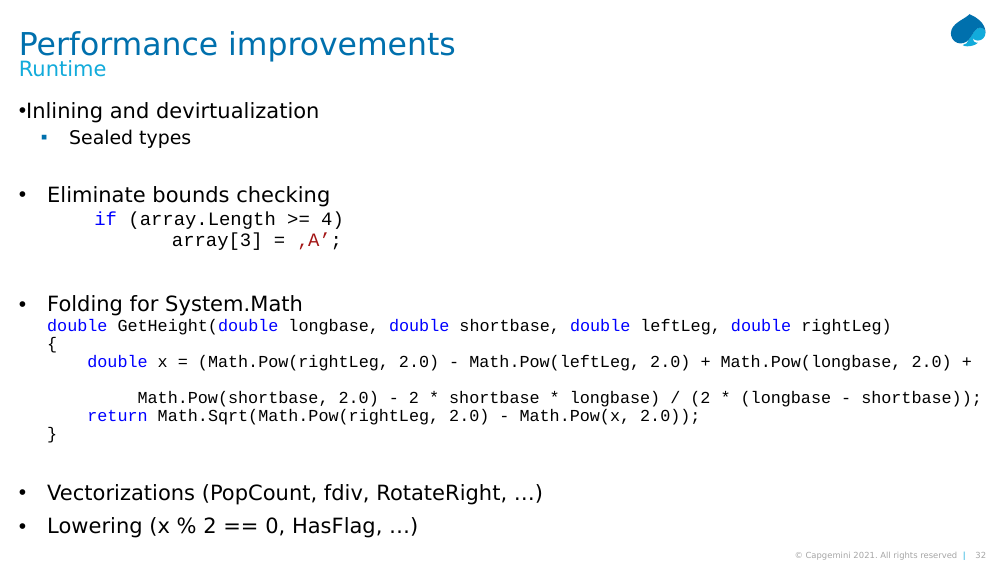
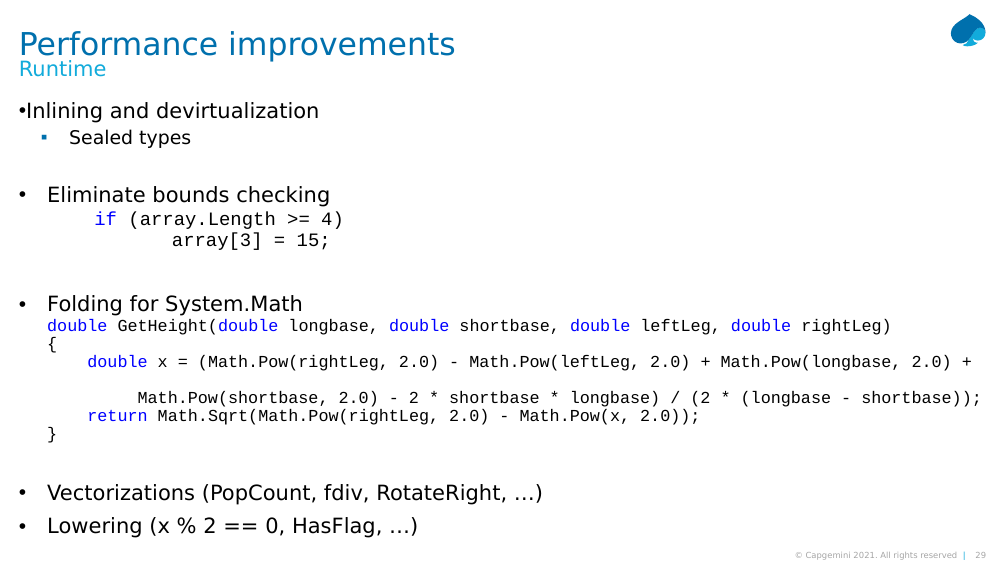
Before and after one commit to MichalBrylka/Net6Demo, a slide deck: slide 29 of NET 6 - Long Term Evolution London.pptx (slide 32 before the commit). Drawn at 1008x567 pixels with LibreOffice and Linux fonts; fonts in the diff are those of the drawing. Boxes give left, top, right and bottom in pixels: in the first picture for what was removed or moved away, otherwise in the second. Text is boxed around its words. In the diff, an @@ line names an element or a change of style, - is before the commit and + after.

```diff
--- a/NET 6 - Long Term Evolution London.pptx
+++ b/NET 6 - Long Term Evolution London.pptx
@@ text at box(47, 186, 344, 250): text changed @@
-• Eliminate bounds checking
-  if (array.Length >= 4)
-  array[3] = ‚A’;
+• Eliminate bounds checking
+  if (array.Length >= 4)
+  array[3] = 15;
```
Also in this commit, not shown: 2 other slides changed, 3 slides removed.
